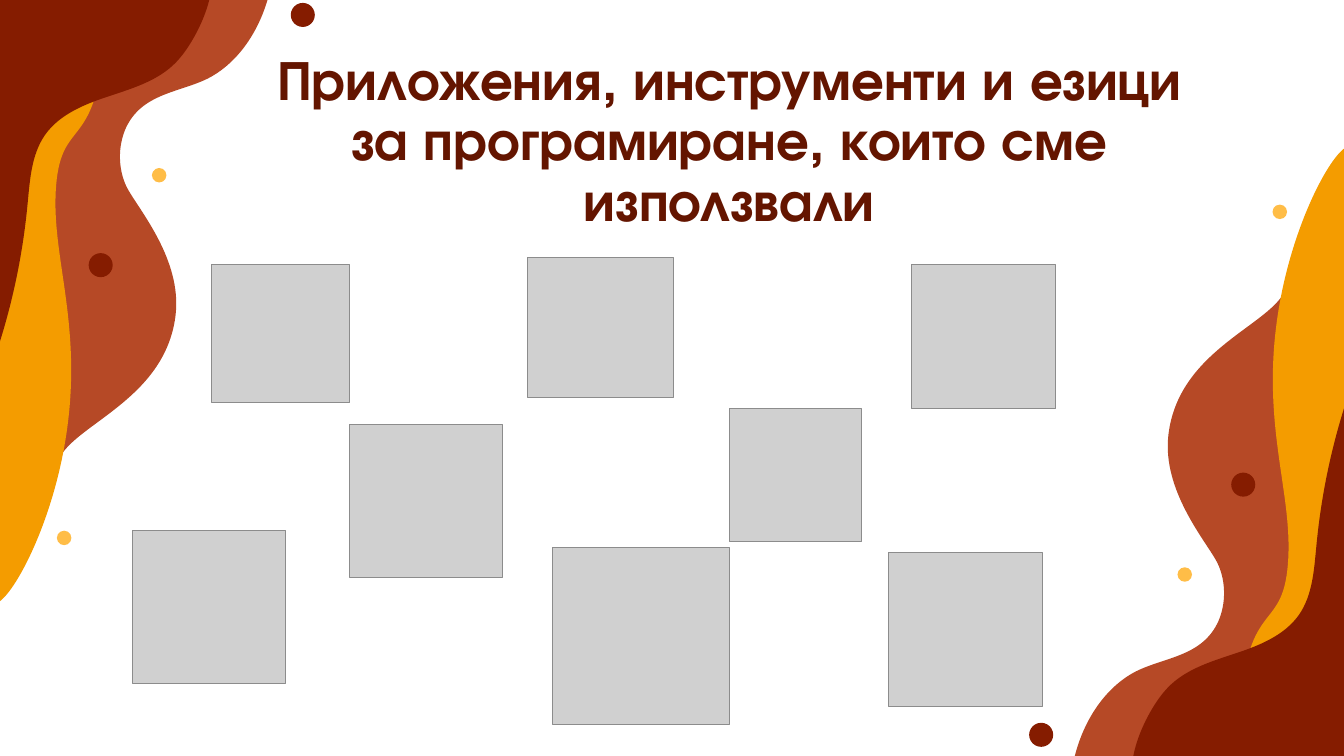
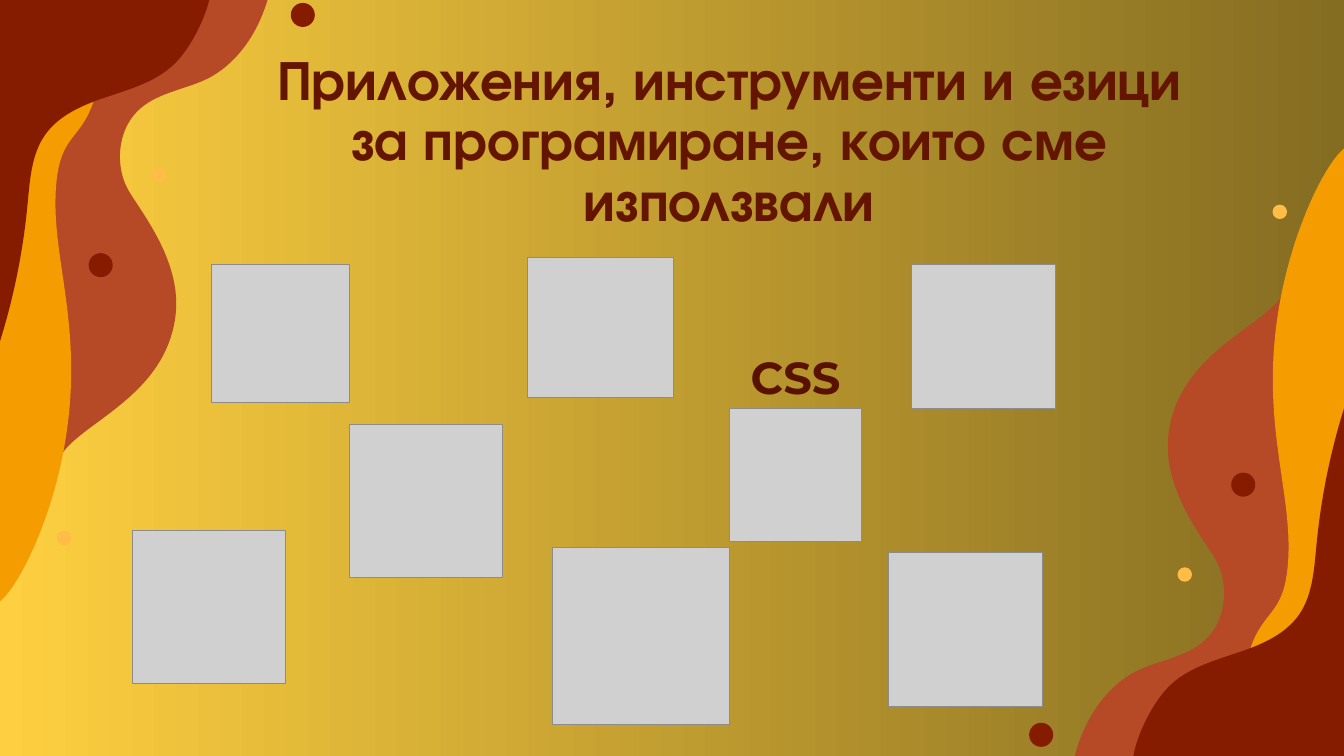
Before and after one commit to EGGeorgieva21/HOMELANDER, a slide deck: slide 7 of src/ResumeBuilder/presentationpptx.pptx (slide 9 before the commit). Drawn at 1344x756 pixels with LibreOffice and Linux fonts; fonts in the diff are those of the drawing; grey boxes stand for pictures. Boxes give left, top, right and bottom in pixels: in the first picture for what was removed or moved away, otherwise in the second. Text is boxed around its words. In the diff, an @@ line names an element or a change of style, - is before the commit and + after.

```diff
--- a/src/ResumeBuilder/presentationpptx.pptx
+++ b/src/ResumeBuilder/presentationpptx.pptx
@@ background #FFFFFF to gradient #FECF40 to #846C21 @@
@@ text added at (x1=751, y1=362, x2=841, y2=395), 32 pt, text #591200, bold @@
+CSS
```
Also in this commit, not shown: 7 other slides changed, 2 slides removed, 1 other file.
